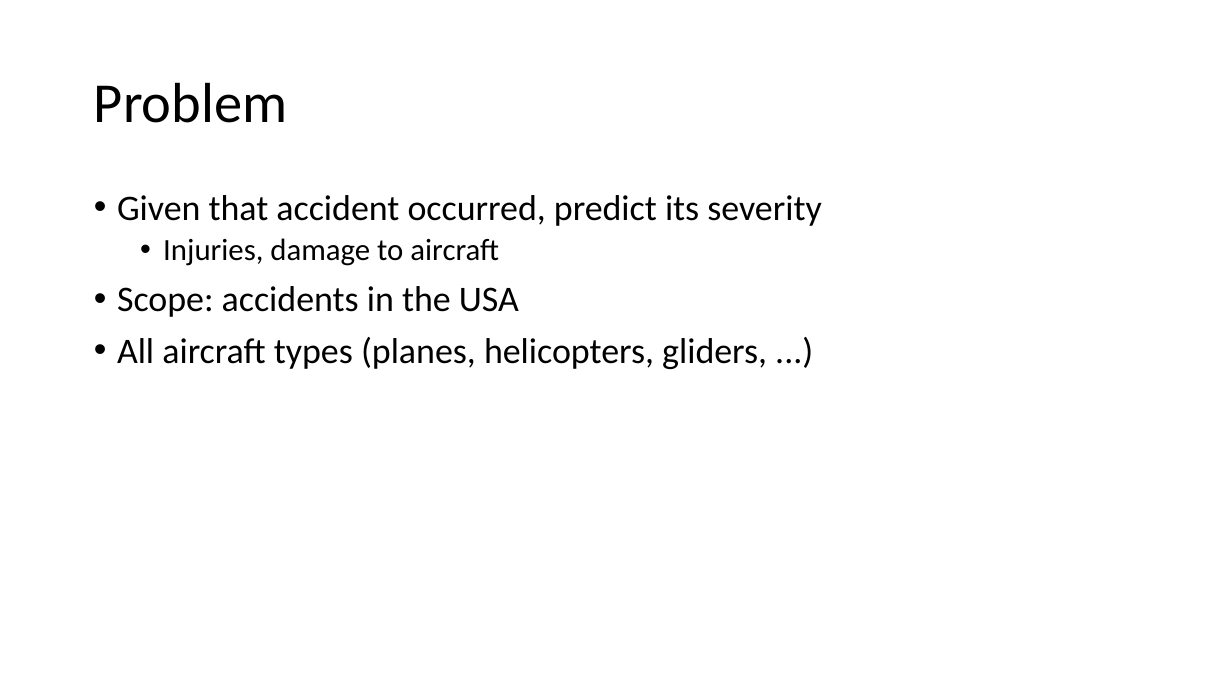
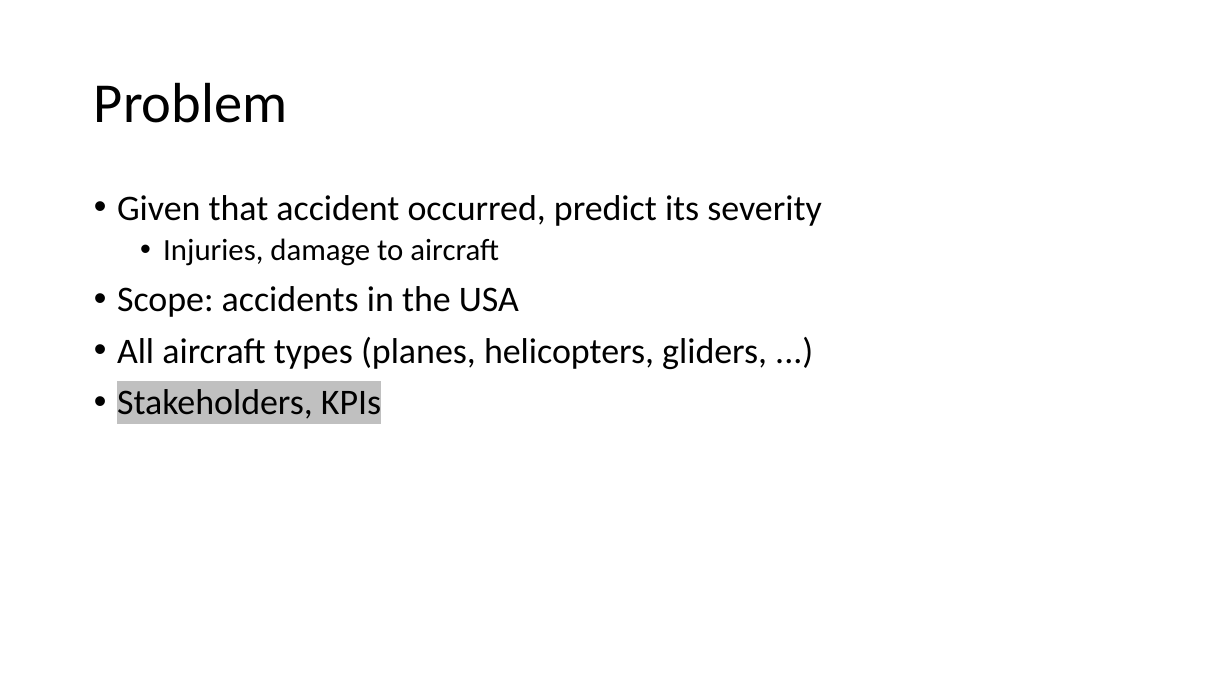
Before and after one commit to TheErdosInstitute-Summer2025-Project/aviation-project, a slide deck: slide 2 of checkpoints/presentation.pptx. Drawn at 1232x693 pixels with LibreOffice and Linux fonts; fonts in the diff are those of the drawing. Boxes give left, top, right and bottom in pixels: in the first picture for what was removed or moved away, otherwise in the second. Text is boxed around its words. In the diff, an @@ line names an element or a change of style, - is before the commit and + after.

```diff
--- a/checkpoints/presentation.pptx
+++ b/checkpoints/presentation.pptx
@@ text at box(117, 389, 381, 419): paragraph added @@
+• Stakeholders, KPIs
```
Also in this commit, not shown: 3 other slides changed, 1 other file.
